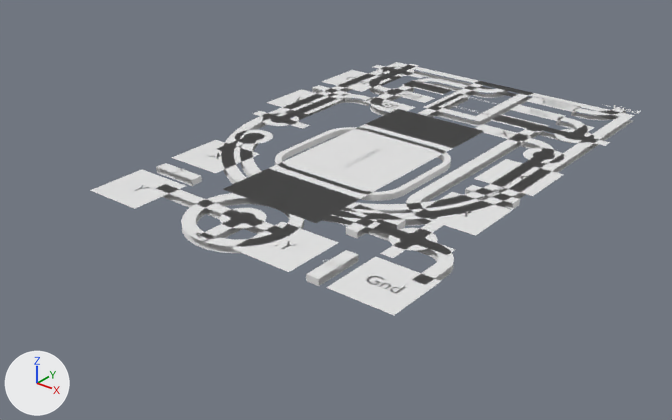
The Blender file primitives/nand1/nand1.blend: old version first, new version second.
The view is the same before and after, from a 50 mm lens placed at (8.26, -11.51, 5.74), pointed at (-0.25, -0.87, -0.86). Every picture has the same lights, and +X, +Y and +Z are marked at lower left.

Script lines for the objects in view, before the commit:
```python
ob_plane_003 = bpy.data.objects.new('Plane.003', me_plane_006)
ob_plane_003.location = (0.0, 0.0, 0.0)
ob_plane_006 = bpy.data.objects.new('Plane.006', me_plane_007)
ob_plane_006.location = (0.0, 0.0, 0.0)
ob_plane_035 = bpy.data.objects.new('Plane.035', me_plane_002)
ob_plane_035.location = (0.0, 0.0, 0.0)
ob_text_038 = bpy.data.objects.new('Text.038', txt_text_038)
ob_text_038.location = (-1.2, 3.15, 0.0)
ob_text_038.scale = (0.3, 0.3, 0.3)
ob_text_039 = bpy.data.objects.new('Text.039', txt_text_039)
ob_text_039.location = (-1.2, 2.5, 0.0)
ob_text_039.scale = (0.3, 0.3, 0.3)
ob_text_040 = bpy.data.objects.new('Text.040', txt_text_040)
ob_text_040.location = (1.2, 2.5, 0.0)
ob_text_040.scale = (0.3, 0.3, 0.3)
ob_text_041 = bpy.data.objects.new('Text.041', txt_text_041)
ob_text_041.location = (1.2, 3.15, 0.0)
ob_text_041.scale = (0.3, 0.3, 0.3)
ob_text_042 = bpy.data.objects.new('Text.042', txt_text_042)
ob_text_042.location = (1.2, 1.85, 0.0)
ob_text_042.scale = (0.3, 0.3, 0.3)
ob_text_043 = bpy.data.objects.new('Text.043', txt_text_043)
ob_text_043.location = (-1.2, 1.85, 0.0)
ob_text_043.scale = (0.3, 0.3, 0.3)
# also in view: 'Plane.001' at (0.0, -0.5, 0.0); 'Plane.028' at (0.0, -0.5, 0.0); 'Plane.002' at (0.0, 1.5, 0.0); 'Plane.039' at (0.0, 0.0, -0.05); 'Plane.030' at (0.35, 0.47, -0.05)
```
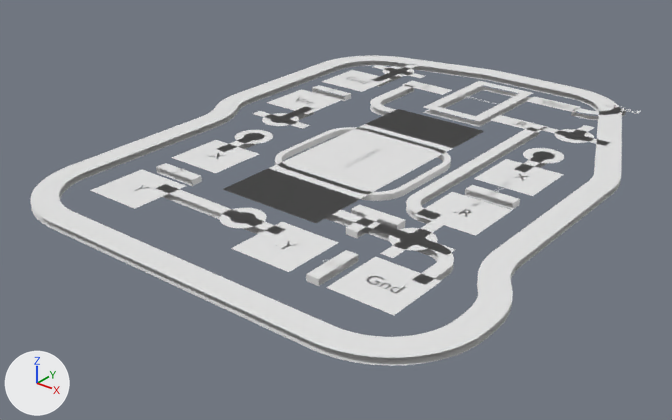
The change in detail:
Mesh me_plane_011 is new.
It has 148 vertices, 74 faces and spans x -3.6..3.9, y -4.8..4.7, z -0.1..0.0.
Object 'Plane.003' (ob_plane_003) is now hidden.
Object 'Plane.035' (ob_plane_035) is now hidden.
Object 'Text.038' (ob_text_038) is now hidden.
Object 'Text.039' (ob_text_039) is now hidden.
Object 'Text.040' (ob_text_040) is now hidden.
Object 'Text.041' (ob_text_041) is now hidden.
Object 'Text.042' (ob_text_042) is now hidden.
Object 'Text.043' (ob_text_043) is now hidden.
Object 'Plane.039' (ob_plane_039) is now hidden.
Object 'Text.044' (ob_text_044) is now hidden.
Object 'Text.045' (ob_text_045) is now hidden.
Object 'barrier' (ob_barrier) is new; it shows me_plane_011.
Its location is (0.0, 0.0, 0.0).
It gains a SOLIDIFY modifier named 'Solidify'.
Modifier setting: solidify_mode = 'NON_MANIFOLD'.
Modifier setting: thickness = 0.4.
Modifier setting: offset = 0.0.
Modifier setting: use_rim_only = True.
Modifier setting: nonmanifold_boundary_mode = 'ROUND'.

What differs and where, as boxes [x1, y1, x2, y2] in the pictures (672 x 420 px):
'barrier', added
    after: [30, 55, 622, 366]
'Plane.003', hidden
    before: [181, 62, 635, 253]
'Plane.039', hidden
    before: [199, 73, 588, 246]
'Plane.035', hidden
    before: [363, 80, 565, 142]
'Text.041', hidden
    before: [530, 109, 548, 117]
'Text.039', hidden
    before: [397, 92, 421, 99]
'Text.045', hidden
    before: [196, 233, 218, 242]
'Text.043', hidden
    before: [380, 100, 398, 107]
'Text.040', hidden
    before: [515, 121, 532, 127]
